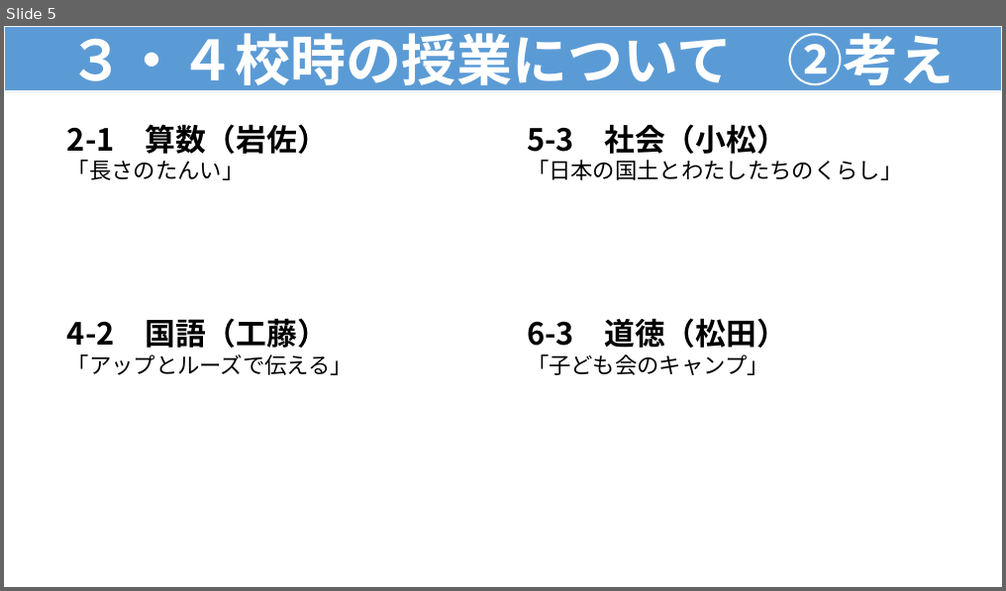
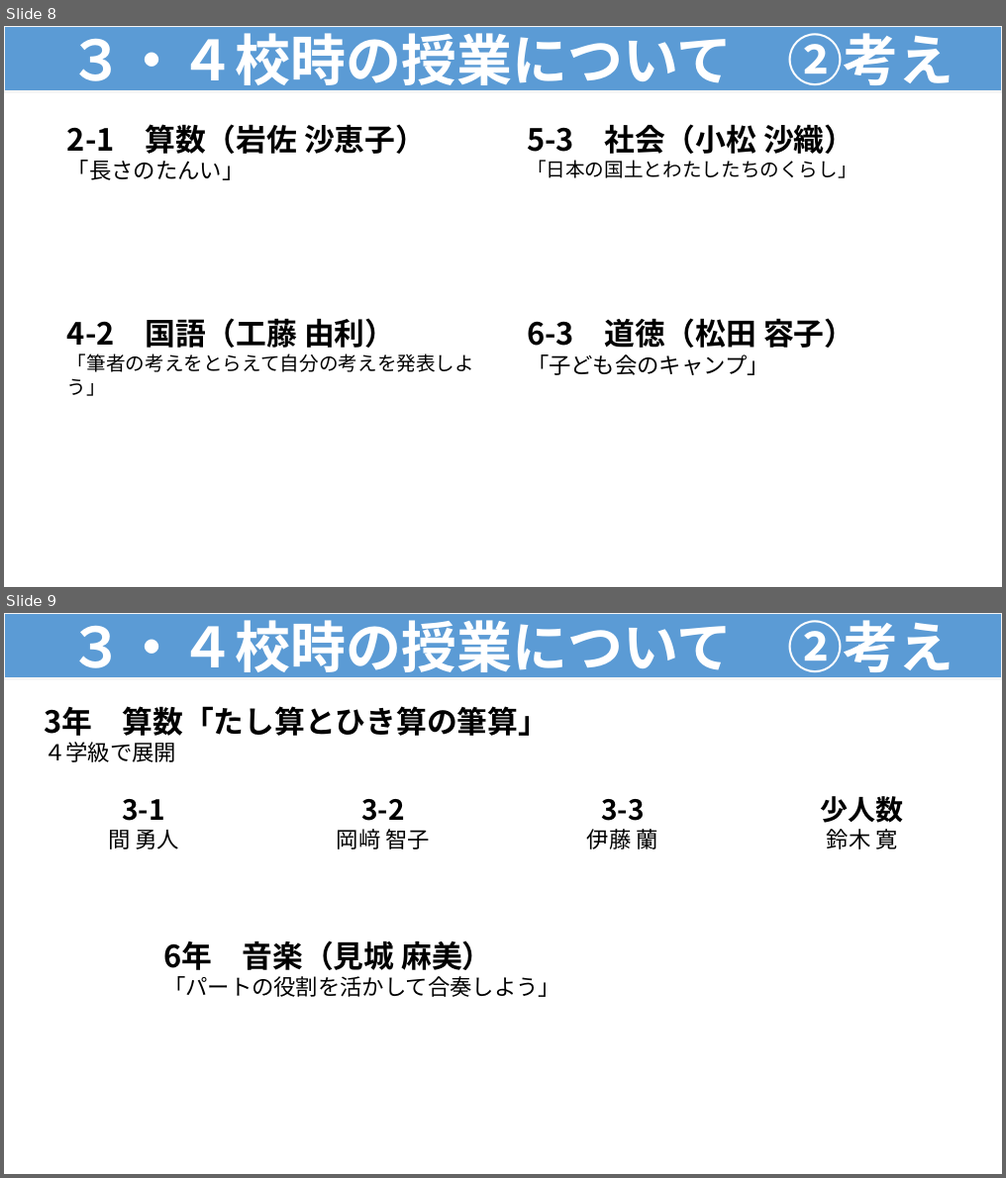
Before and after one commit to contynet730-star/con30, a slide deck: output/★指導課訪問★３・４校時指導助言資料（例）.pptx. Shown one above the other, each under a label of ours: slide 5 before the commit, slides 8 and 9 after it. The pictures are 1006x591 and 1006x1178 pixels, drawn with LibreOffice and Linux fonts; fonts in the diff are those of the drawing. Boxes give left, top, right and bottom in pixels: in the first picture for what was removed or moved away, otherwise in the second. Text is boxed around its words. In the diff, an @@ line names an element or a change of style, - is before the commit and + after.

```diff
--- a/output/★指導課訪問★３・４校時指導助言資料（例）.pptx
+++ b/output/★指導課訪問★３・４校時指導助言資料（例）.pptx
@@ slide 9 added at [4, 613, 1002, 1174], background #FFFFFF @@
@@ rectangle added at [4, 613, 1002, 679], fill #5B9BD5, outline #F5F5F5 2 pt, 40 pt, text #FFFFFF, bold @@
+３・４校時の授業について ②考え
@@ text added at [44, 706, 548, 762], 22 pt, text #000000, bold @@
+3年 算数「たし算とひき算の筆算」
+４学級で展開
@@ text added at [108, 799, 179, 850], 20 pt, text #000000, bold @@
+3-1
+間 勇人
@@ text added at [337, 799, 430, 850], 16 pt, text #000000 @@
+3-2
+岡﨑 智子
@@ text added at [587, 799, 658, 850], 20 pt, text #000000, bold @@
+3-3
+伊藤 蘭
@@ text added at [821, 796, 904, 850], 20 pt, text #000000, bold @@
+少人数
+鈴木 寛
@@ text added at [163, 941, 560, 997], 16 pt, text #000000 @@
+6年 音楽（見城 麻美）
+「パートの役割を活かして合奏しよう」
@@ what was slide 5 is now slide 8 @@
@@ slide 8 changed as well @@
@@ text at [67, 124, 426, 154]: text changed @@
-2-1 算数（岩佐）
+2-1 算数（岩佐 沙恵子）
@@ text at [527, 124, 854, 154]: text changed @@
-5-3 社会（小松）
+5-3 社会（小松 沙織）
@@ text at [527, 160, 857, 178]: size 16 to 14 pt in "「日本の国土とわたしたちのくらし」" @@
@@ text at [67, 318, 474, 396]: text changed; size 16 to 14 pt @@
-4-2 国語（工藤）
-「アップとルーズで伝える」
+4-2 国語（工藤 由利）
+「筆者の考えをとらえて自分の考えを発表しよう」
@@ text at [527, 318, 854, 348]: text changed @@
-6-3 道徳（松田）
+6-3 道徳（松田 容子）
```
Also in this commit, not shown: 7 other slides changed, 6 other slides added.
